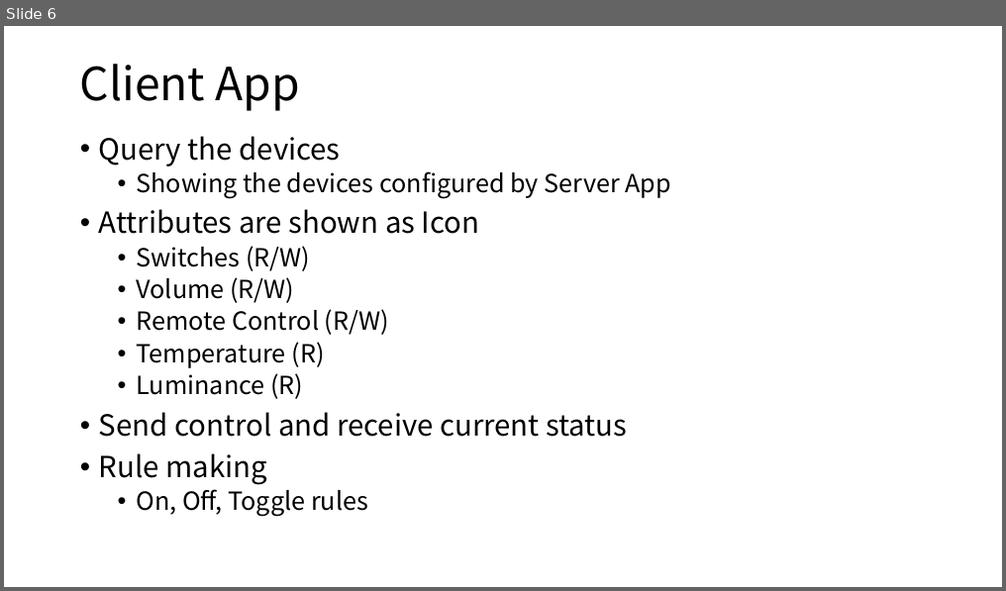
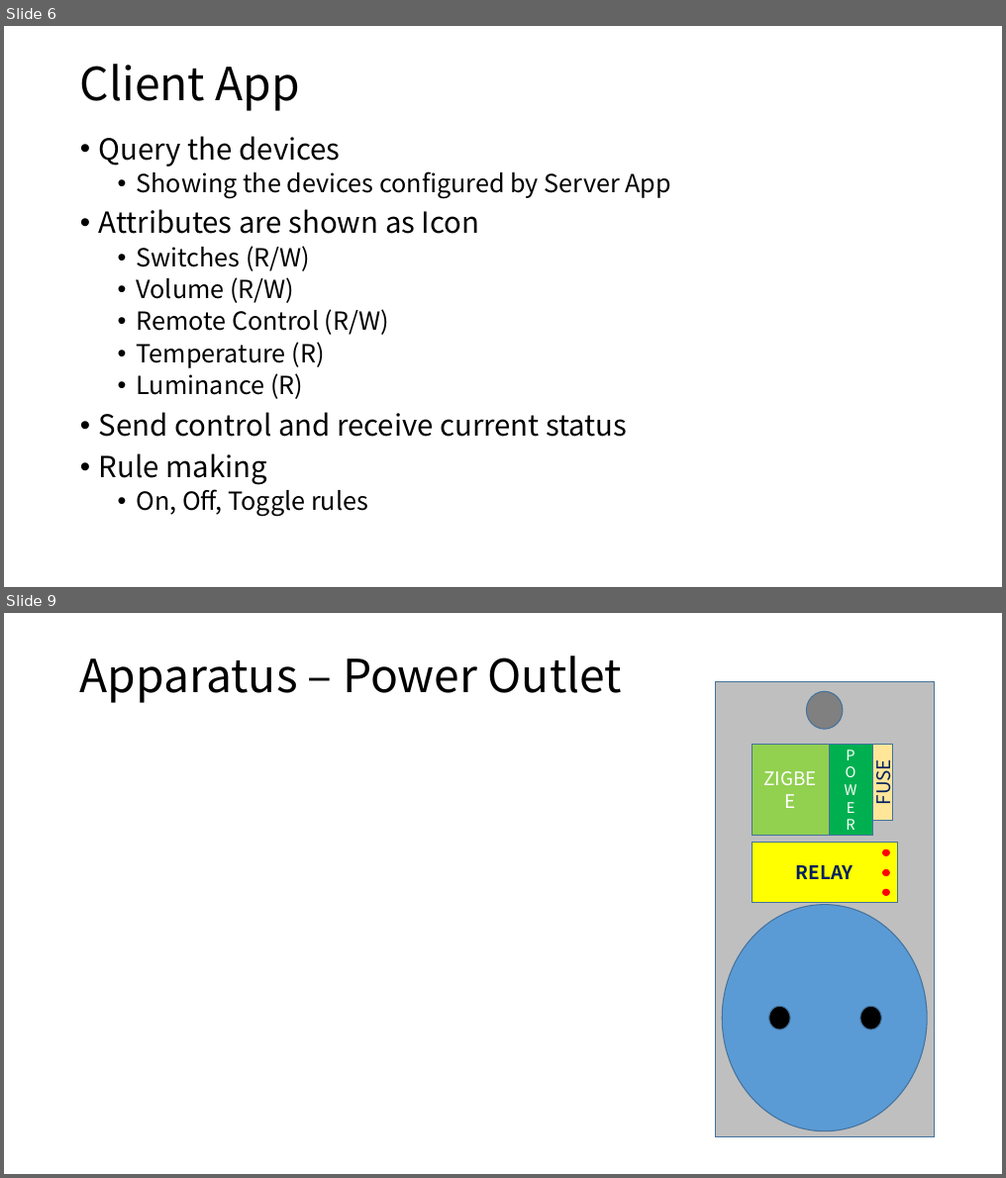
Before and after one commit to PingguSoft/Schematics, a slide deck: ZigBeeHA/docs/zigbee_sw.pptx. Shown one above the other, each under a label of ours: slide 6 before the commit, slides 6 and 9 after it; the slides between them are not shown. The pictures are 1006x591 and 1006x1178 pixels, drawn with LibreOffice and Linux fonts; fonts in the diff are those of the drawing. Boxes give left, top, right and bottom in pixels: in the first picture for what was removed or moved away, otherwise in the second. Text is boxed around its words. In the diff, an @@ line names an element or a change of style, - is before the commit and + after.

Commit message:
PowerPoint update

```diff
--- a/ZigBeeHA/docs/zigbee_sw.pptx
+++ b/ZigBeeHA/docs/zigbee_sw.pptx
@@ slide 9 added at [4, 613, 1002, 1174], background #FFFFFF @@
@@ title added at [80, 656, 622, 703], 44 pt, text #000000 @@
+Apparatus – Power Outlet
@@ rectangle added at [716, 682, 935, 1138], fill #BFBFBF, outline #43739E 1 pt @@
@@ ellipse added at [807, 691, 843, 729], fill #808080, outline #43739E 1 pt @@
@@ rectangle added at [751, 744, 829, 835], fill #92D050, outline #43739E 1 pt, 18 pt, text #FFFFFF @@
+ZIGBEE
@@ rectangle added at [829, 745, 872, 836], fill #00B050, outline #43739E 1 pt, 14 pt, text #FFFFFF @@
+P
+O
+W
+E
+R
@@ rectangle added at [873, 745, 893, 821], fill #FFE699, outline #43739E 1 pt, 18 pt, text #002060 @@
+FUSE
@@ group added at [751, 842, 898, 903]: 3 ellipses, 1 rectangle @@
+RELAY
@@ ellipse added at [722, 905, 927, 1132], fill #5B9BD5, outline #43739E 1 pt @@
@@ ellipse added at [769, 1007, 790, 1030], fill #000000, outline #43739E 1 pt @@
@@ ellipse added at [860, 1007, 881, 1030], fill #000000, outline #43739E 1 pt @@
```
Also in this commit, not shown: 1 slide changed, 1 other slide added, 1 slide removed, 11 other files.
